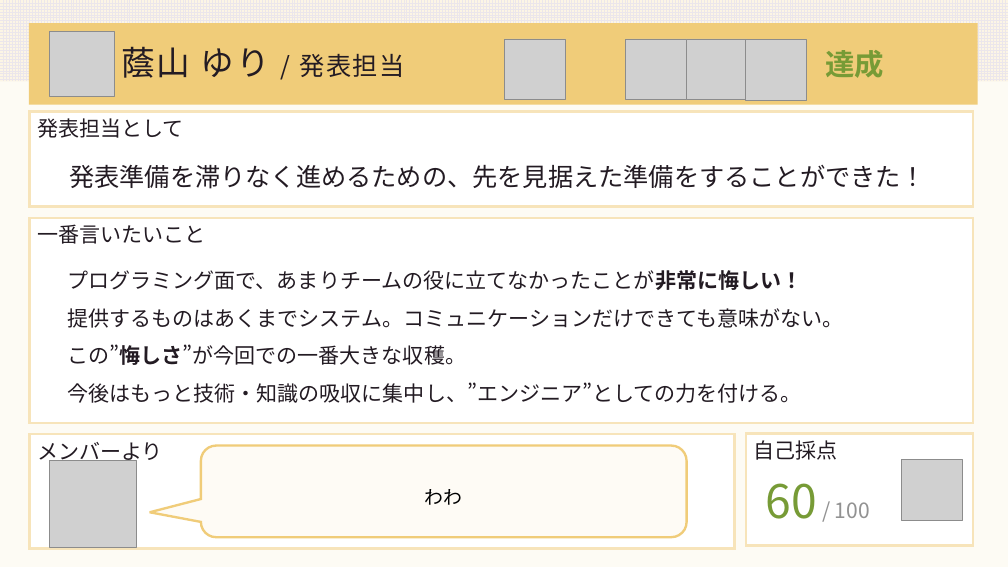
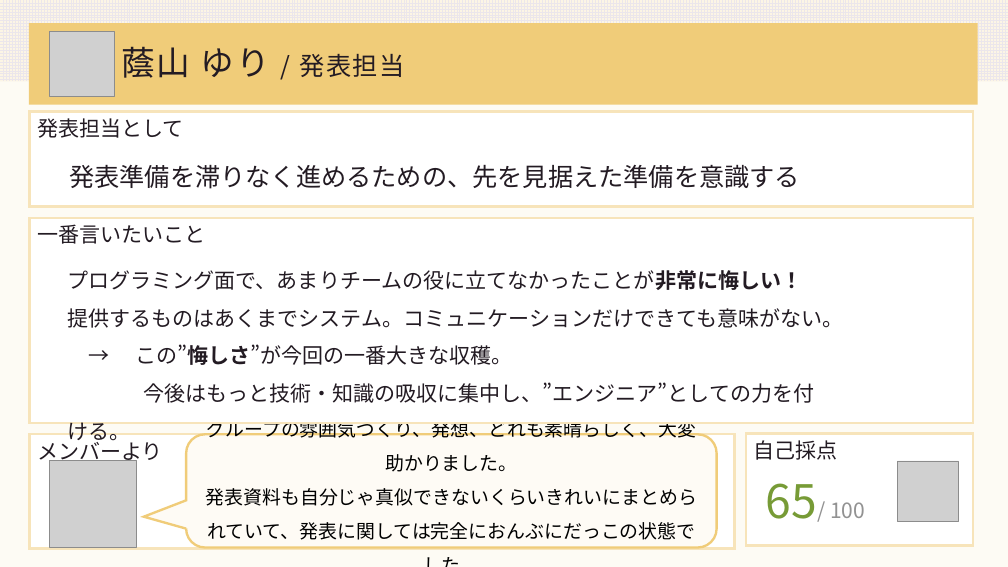
Before and after one commit to DOJO-2021/A-4, a slide deck: slide 18 of documents/worldMap発表資料改良.pptx (slide 17 before the commit). Drawn at 1008x567 pixels with LibreOffice and Linux fonts; fonts in the diff are those of the drawing; grey boxes stand for pictures. Boxes give left, top, right and bottom in pixels: in the first picture for what was removed or moved away, otherwise in the second. Text is boxed around its words. In the diff, an @@ line names an element or a change of style, - is before the commit and + after.

Commit message:
発表資料　改良

```diff
--- a/documents/worldMap発表資料改良.pptx
+++ b/documents/worldMap発表資料改良.pptx
@@ picture removed at bbox=[505, 39, 566, 100] @@
@@ picture removed at bbox=[686, 39, 746, 100] @@
@@ picture removed at bbox=[746, 39, 807, 100] @@
@@ text removed at bbox=[825, 50, 884, 78] @@
-達成
@@ text at bbox=[69, 165, 800, 189]: text changed @@
-発表準備を滞りなく進めるための、先を見据えた準備をすることができた！
+発表準備を滞りなく進めるための、先を見据えた準備を意識する
@@ text at bbox=[135, 344, 513, 365]: text changed @@
-この”悔しさ”が今回での一番大きな収穫。
+→ この”悔しさ”が今回の一番大きな収穫。
@@ rounded speech box added at bbox=[186, 435, 717, 548], fill #FEFBF5, outline #F0CC79 2.25 pt, 18 pt, text #000000 @@
+グループの雰囲気づくり、発想、どれも素晴らしく、大変助かりました。
+発表資料も自分じゃ真似できないくらいきれいにまとめられていて、発表に関しては完全におんぶにだっこの状態でした。
@@ rounded speech box removed at bbox=[201, 445, 687, 537] @@
-わわ
@@ picture: place and size @@
-picture at bbox=[626, 39, 687, 100]
+picture at bbox=[898, 461, 958, 522]
@@ picture removed at bbox=[901, 459, 962, 520] @@
@@ text at bbox=[766, 483, 865, 519]: text changed @@
-60 / 100
+65/ 100
```
Also in this commit, not shown: 13 other slides changed, 6 slides added, 1 slide removed.
